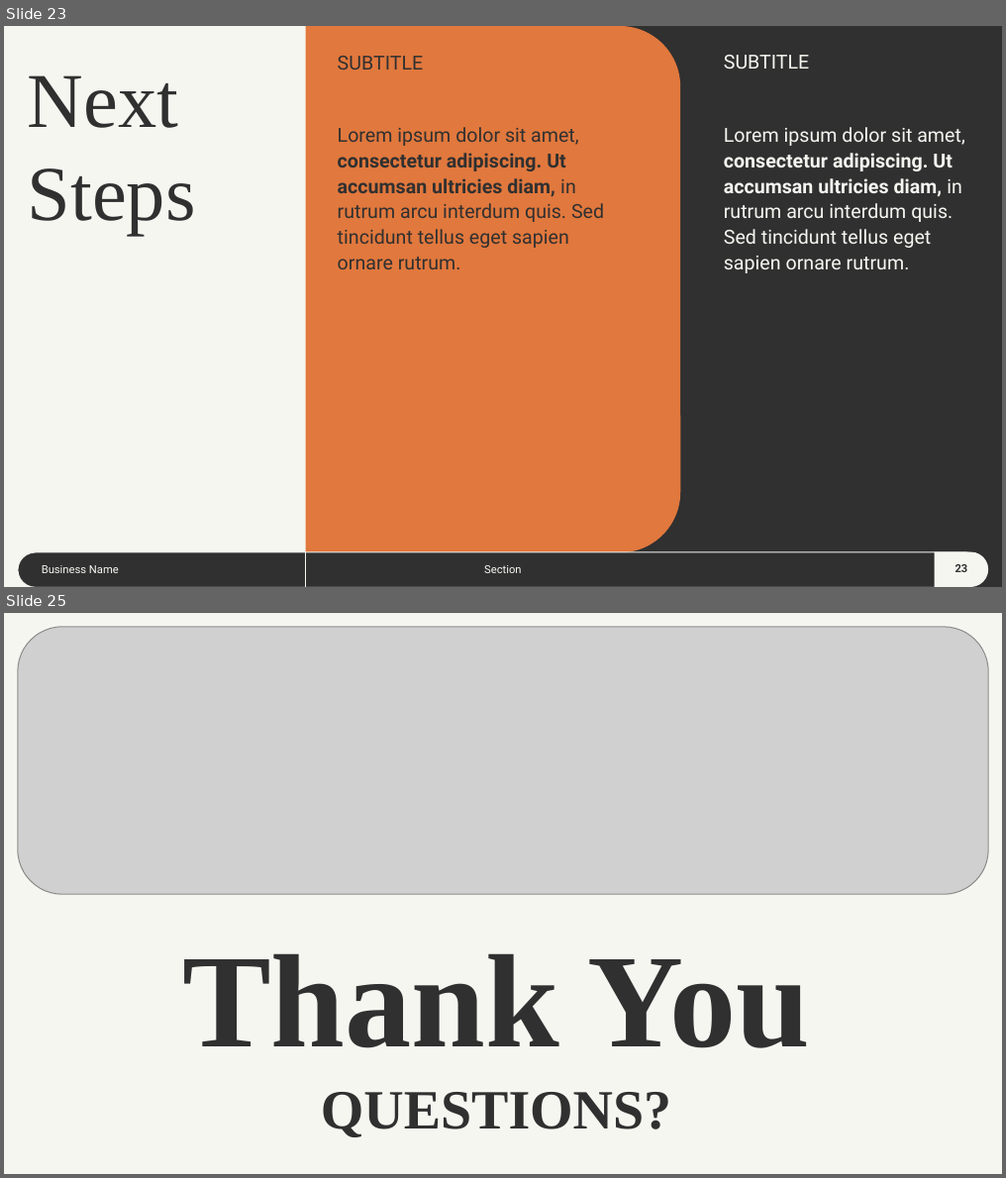
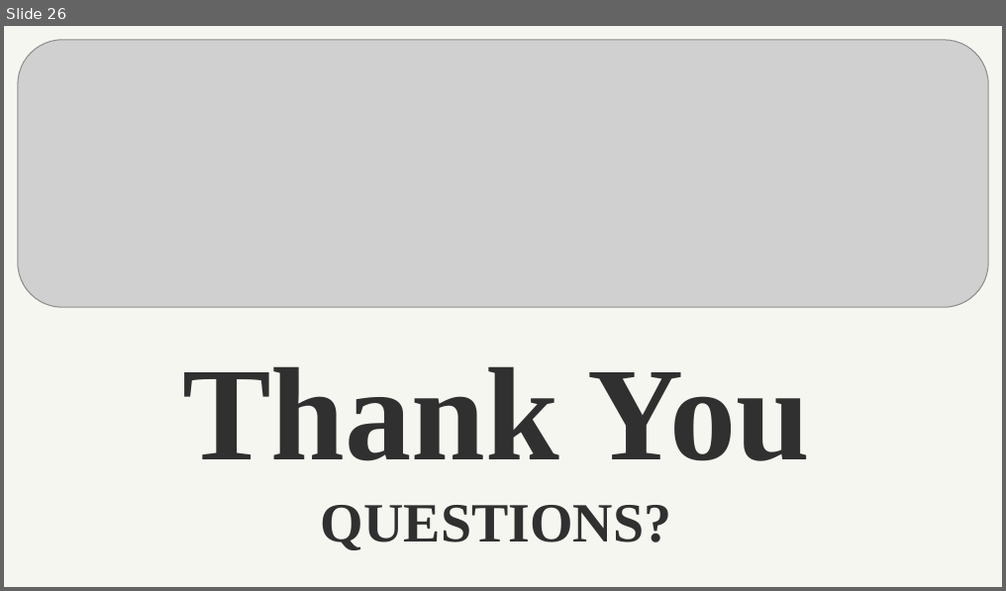
Before and after one commit to dmartinj12/Census_Inequality, a slide deck: Census Inequality Project.pptx. Shown one above the other, each under a label of ours: slides 23 and 25 before the commit, slide 26 after it; the slides between them are not shown. The pictures are 1006x1178 and 1006x591 pixels, drawn with LibreOffice and Linux fonts; fonts in the diff are those of the drawing; grey boxes stand for pictures. Boxes give left, top, right and bottom in pixels: in the first picture for what was removed or moved away, otherwise in the second. Text is boxed around its words. In the diff, an @@ line names an element or a change of style, - is before the commit and + after.

```diff
--- a/Census Inequality Project.pptx
+++ b/Census Inequality Project.pptx
@@ slide 23 removed at (x1=4, y1=26, x2=1002, y2=587), background #303030 @@
@@ rounded rectangle removed at (x1=4, y1=26, x2=305, y2=586) @@
@@ rounded rectangle removed at (x1=96, y1=26, x2=679, y2=553) @@
@@ subtitle removed at (x1=724, y1=55, x2=810, y2=69) @@
-SUBTITLE
@@ title removed at (x1=28, y1=76, x2=196, y2=236) @@
-Next
-Steps
@@ subtitle removed at (x1=338, y1=56, x2=424, y2=70) @@
-SUBTITLE
@@ text removed at (x1=338, y1=127, x2=604, y2=270) @@
-Lorem ipsum dolor sit amet, consectetur adipiscing. Ut accumsan ultricies diam, in rutrum arcu interdum quis. Sed tincidunt tellus eget sapien ornare rutrum.
@@ text removed at (x1=724, y1=127, x2=965, y2=274) @@
-Lorem ipsum dolor sit amet, consectetur adipiscing. Ut accumsan ultricies diam, in rutrum arcu interdum quis. Sed tincidunt tellus eget sapien ornare rutrum.
@@ round same rect removed at (x1=18, y1=553, x2=983, y2=587) @@
@@ line removed from (305, 553) to (305, 587) @@
@@ round same rect removed at (x1=935, y1=553, x2=988, y2=587) @@
@@ subtitle removed at (x1=42, y1=566, x2=119, y2=573) @@
-Business Name
@@ subtitle removed at (x1=484, y1=566, x2=521, y2=573) @@
-Section
@@ page number removed at (x1=955, y1=565, x2=968, y2=572) @@
-23
@@ what was slide 25 is now slide 26 @@
```
Also in this commit, not shown: 5 slides added, 3 other slides removed, 1 other file.
